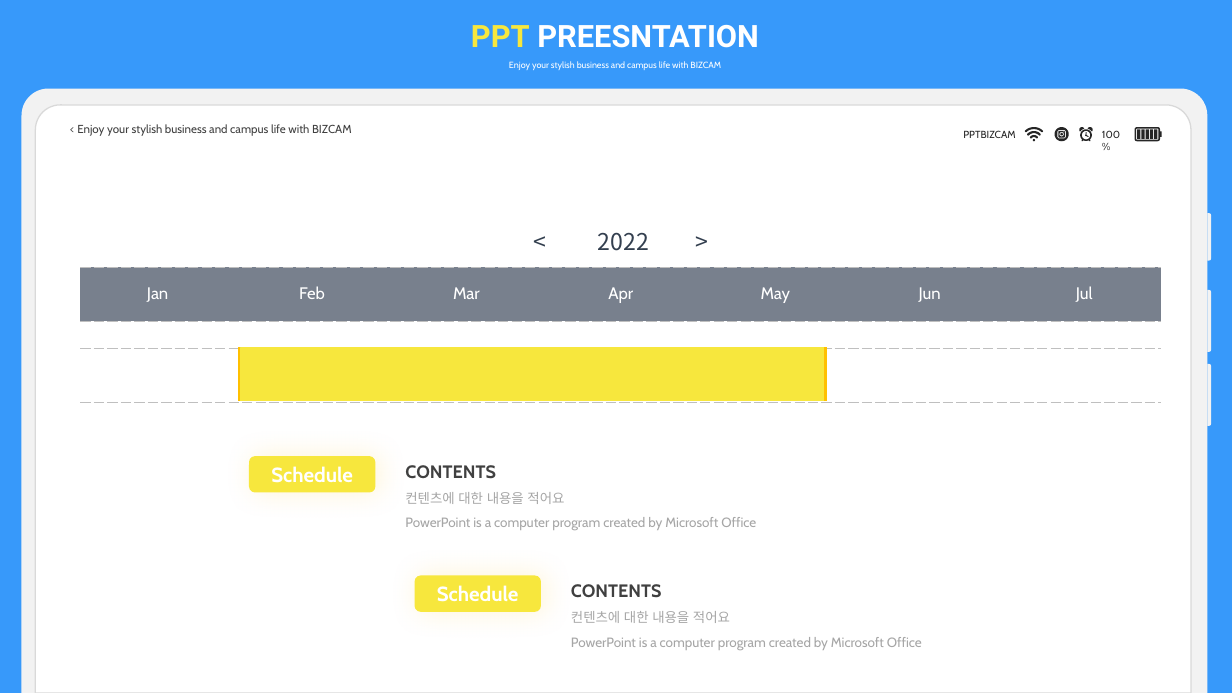
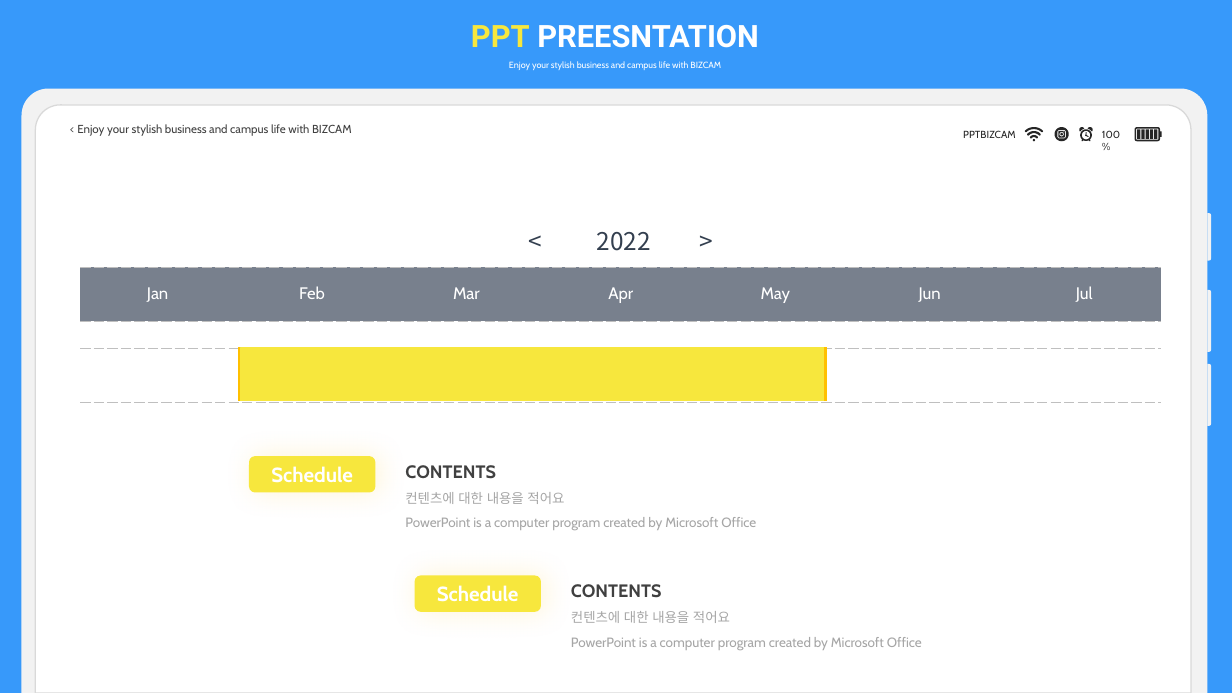
Before and after one commit to choign3123/SE_7, a slide deck: slide 65 of 발표/소프트웨어공학 발표_gn.pptx (slide 51 before the commit). Drawn at 1232x693 pixels with LibreOffice and Linux fonts; fonts in the diff are those of the drawing. Boxes give left, top, right and bottom in pixels: in the first picture for what was removed or moved away, otherwise in the second. Text is boxed around its words. In the diff, an @@ line names an element or a change of style, - is before the commit and + after.

```diff
--- a/발표/소프트웨어공학 발표_gn.pptx
+++ b/발표/소프트웨어공학 발표_gn.pptx
@@ table at [80,213,1161,402] @@
@@ size 18 to 19 pt in "< 2022 >" @@
```
Also in this commit, not shown: 37 other slides changed, 20 slides added, 5 slides removed.
